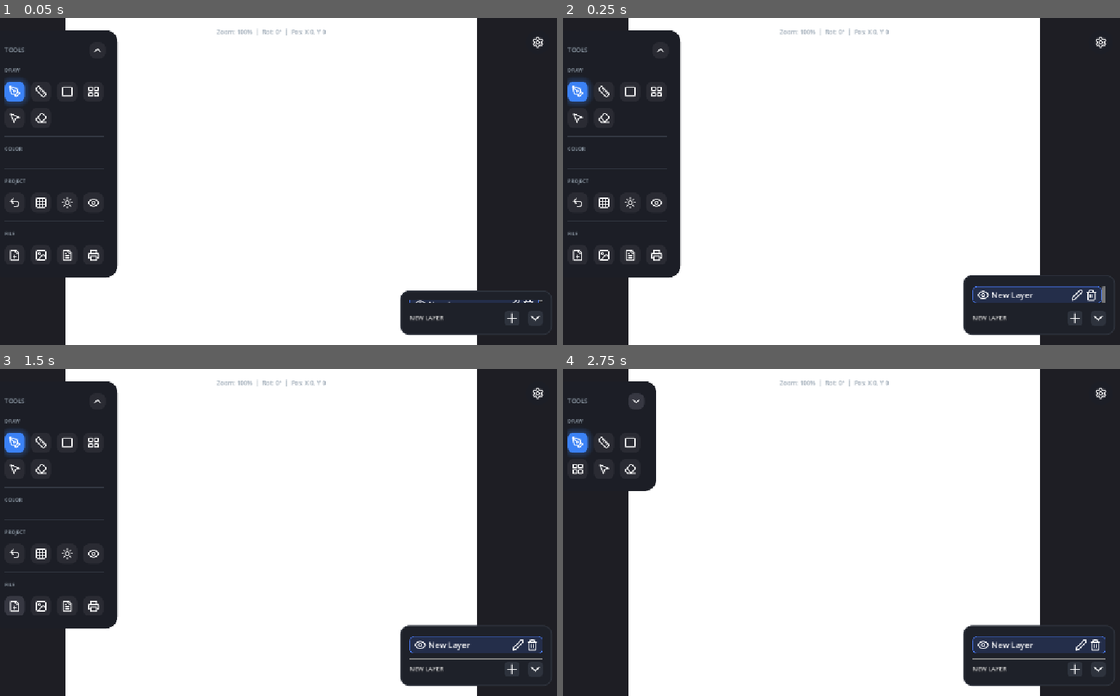
Above: before the commit, frames 1-4 (two rows, left to right).
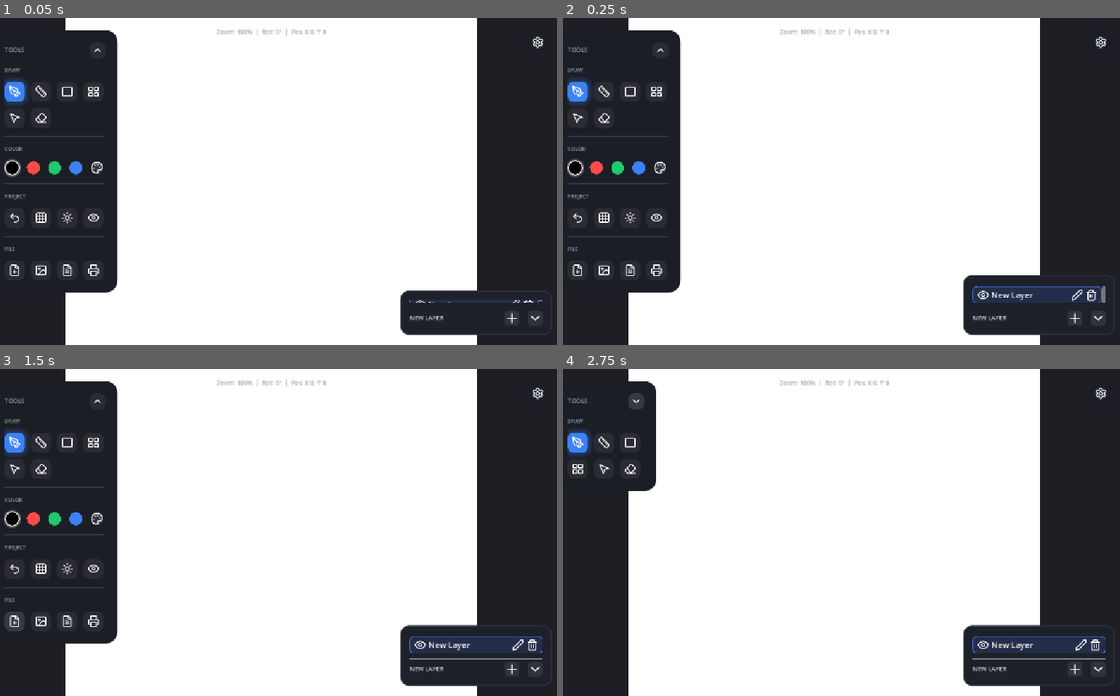
Above: after the commit, the same moments.

Repository: OmarSaez/plan-2d
Game: Godot game, scene res://src/main.tscn
Same seed, same stepped clock (60 frames per second), same inputs: the game is played once before the commit and once after it.
Inputs (mouse positions are in pixels of both pictures, inside the frame that each line leads up to; where the layout moved, square brackets give the same spot in the first picture):
- Up to frame 1 (0.05 s): no input
- Up to frame 2 (0.25 s): no input
- Up to frame 3 (1.5 s): click (16, 620) [16, 607] at 0.5 s; click (16, 620) [16, 607] at 1.25 s
- Up to frame 4 (2.75 s): click (663, 401) at 2 s

The runs differ from the first frame. In frame 1, 1.7% of the frame differs, in the area x 0-22%, y 36-84%; in frame 2, 1.7%; in frame 3, 2.0%; in frame 4, nothing differs.

Commit message:
Se agrega colores

Diff:
--- a/src/canvas/layer.gd
+++ b/src/canvas/layer.gd
@@ -6,7 +6,6 @@
 var current_length_mm: float = 0.0
 var current_shape_type: String = "freehand"
 
-var line_color: Color = Color.BLACK
 var line_width: float = 2.0
 var pixels_per_mm: float = 1.0
 var default_font: Font
@@ -90,6 +89,7 @@
 						"points": PackedVector2Array([p1, p2]),
 						"length_mm": dist,
 						"type": "straight",
+						"color": EventBus.current_color,
 						"label_offset_t": 0.5,
 						"label_side": default_sides[i]
 					})
@@ -98,6 +98,7 @@
 				"points": current_line,
 				"length_mm": current_length_mm,
 				"type": current_shape_type,
+				"color": EventBus.current_color,
 				"label_offset_t": 0.5,
 				"label_side": 1
 			})
@@ -168,6 +169,7 @@
 					"points": part,
 					"length_mm": new_length,
 					"type": line_data.get("type", "freehand"),
+					"color": line_data.get("color", Color.BLACK),
 					"label_offset_t": line_data.get("label_offset_t", 0.5),
 					"label_side": line_data.get("label_side", 1)
 				})
@@ -181,11 +183,11 @@
 	for line_data in lines:
 		var pts: PackedVector2Array = line_data["points"]
 		if pts.size() > 1:
-			draw_polyline(pts, line_color, line_width, true)
+			draw_polyline(pts, line_data.get("color", Color.BLACK), line_width, true)
 			_draw_length_text(line_data)
 
 	if current_line.size() > 1:
-		draw_polyline(current_line, line_color, line_width, true)
+		draw_polyline(current_line, EventBus.current_color, line_width, true)
 
 	if show_eraser_cursor:
 		if eraser_mode == "area":
--- a/src/globals/event_bus.gd
+++ b/src/globals/event_bus.gd
@@ -23,6 +23,12 @@
 
 func emit_tool_action_cancelled() -> void:
 	tool_action_cancelled.emit()
+
+var current_color: Color = Color.BLACK
+
+func set_color(c: Color) -> void:
+	current_color = c
+	color_changed.emit(c)
 
 var current_eraser_mode: String = "stroke"
 var current_language: String = "en"
--- a/src/ui/main_ui.gd
+++ b/src/ui/main_ui.gd
@@ -21,6 +21,7 @@
 @onready var content_wrapper: Control = $Sidebar/Margin/VBox/ContentWrapper
 @onready var vbox_tools: VBoxContainer = $Sidebar/Margin/VBox/ContentWrapper/VBoxTools
 @onready var tools_grid: GridContainer = $Sidebar/Margin/VBox/ContentWrapper/VBoxTools/ToolsGrid
+@onready var color_grid: HBoxContainer = $Sidebar/Margin/VBox/ContentWrapper/VBoxTools/ColorGrid
 @onready var label_dibujo: Label = $Sidebar/Margin/VBox/ContentWrapper/VBoxTools/LabelDibujo
 
 @onready var settings_widget: PanelContainer = $SettingsWidget
@@ -70,6 +71,7 @@
 	_setup_language_options()
 	_setup_eraser_options()
 	_setup_unit_options()
+	_setup_color_options()
 
 	var layer_panel = load("res://src/ui/layer_panel.gd").new()
 	layer_panel.set_anchors_preset(Control.PRESET_BOTTOM_RIGHT)
@@ -278,6 +280,113 @@
 	elif index == 3:
 		EventBus.set_unit("in")
 
+var color_buttons: Array[Button] = []
+var active_color_btn: Button = null
+var hidden_color_popup: PopupPanel
+var color_picker: ColorPicker
+
+func _setup_color_options() -> void:
+	var colors = [
+		Color.BLACK,
+		Color("#FF4B4B"),
+		Color("#20C96F"),
+		Color("#3B82F6")
+	]
+
+	for c in colors:
+		var btn = _create_color_button(c)
+		color_buttons.append(btn)
+		color_grid.add_child(btn)
+		btn.pressed.connect(func(): _on_color_selected(btn, c))
+
+	var custom_btn = Button.new()
+	custom_btn.custom_minimum_size = Vector2(30, 30)
+	custom_btn.icon = load("res://assets/icons/palette.svg")
+	custom_btn.icon_alignment = HORIZONTAL_ALIGNMENT_CENTER
+	custom_btn.expand_icon = true
+
+	var sb = StyleBoxFlat.new()
+	sb.bg_color = Color(0.18, 0.20, 0.24)
+	sb.corner_radius_top_left = 15
+	sb.corner_radius_top_right = 15
+	sb.corner_radius_bottom_left = 15
+	sb.corner_radius_bottom_right = 15
+	sb.border_width_left = 2
+	sb.border_width_top = 2
+	sb.border_width_right = 2
+	sb.border_width_bottom = 2
+	sb.border_color = Color(0, 0, 0, 0)
+
+	custom_btn.add_theme_stylebox_override("normal", sb)
+	custom_btn.add_theme_stylebox_override("hover", sb)
+	custom_btn.add_theme_stylebox_override("pressed", sb)
+	custom_btn.add_theme_stylebox_override("focus", sb)
+
+	color_buttons.append(custom_btn)
+	color_grid.add_child(custom_btn)
+
+	hidden_color_popup = PopupPanel.new()
+	var popup_style = StyleBoxFlat.new()
+	popup_style.bg_color = Color(0.12, 0.13, 0.16)
+	popup_style.corner_radius_top_left = 12
+	popup_style.corner_radius_top_right = 12
+	popup_style.corner_radius_bottom_left = 12
+	popup_style.corner_radius_bottom_right = 12
+	hidden_color_popup.add_theme_stylebox_override("panel", popup_style)
+
+	color_picker = ColorPicker.new()
+	hidden_color_popup.add_child(color_picker)
+	add_child(hidden_color_popup)
+
+	custom_btn.pressed.connect(func():
+		hidden_color_popup.popup_centered()
+	)
+
+	color_picker.color_changed.connect(func(c):
+		sb.bg_color = c
+		custom_btn.icon = null
+		_on_color_selected(custom_btn, c)
+	)
+
+	_on_color_selected(color_buttons[0], colors[0])
+
+func _create_color_button(c: Color) -> Button:
+	var btn = Button.new()
+	btn.custom_minimum_size = Vector2(30, 30)
+
+	var sb = StyleBoxFlat.new()
+	sb.bg_color = c
+	sb.corner_radius_top_left = 15
+	sb.corner_radius_top_right = 15
+	sb.corner_radius_bottom_left = 15
+	sb.corner_radius_bottom_right = 15
+	sb.border_width_left = 2
+	sb.border_width_top = 2
+	sb.border_width_right = 2
+	sb.border_width_bottom = 2
+	sb.border_color = Color(0, 0, 0, 0)
+
+	btn.add_theme_stylebox_override("normal", sb)
+	btn.add_theme_stylebox_override("hover", sb)
+	btn.add_theme_stylebox_override("pressed", sb)
+	btn.add_theme_stylebox_override("focus", sb)
+	return btn
+
+func _on_color_selected(btn: Button, c: Color) -> void:
+	if active_color_btn:
+		var old_sb = active_color_btn.get_theme_stylebox("normal")
+		old_sb.border_color = Color(0, 0, 0, 0)
+		old_sb.shadow_color = Color(0, 0, 0, 0)
+		old_sb.shadow_size = 0
+
+	active_color_btn = btn
+	var new_sb = active_color_btn.get_theme_stylebox("normal")
+	new_sb.border_color = Color(1.0, 1.0, 1.0, 0.9)
+	new_sb.shadow_color = Color(1.0, 1.0, 1.0, 0.4)
+	new_sb.shadow_size = 4
+
+	EventBus.set_color(c)
+
 func _on_settings_pressed() -> void:
 	is_settings_open = !is_settings_open
 	var tw = create_tween().set_trans(Tween.TRANS_CUBIC).set_ease(Tween.EASE_OUT)
